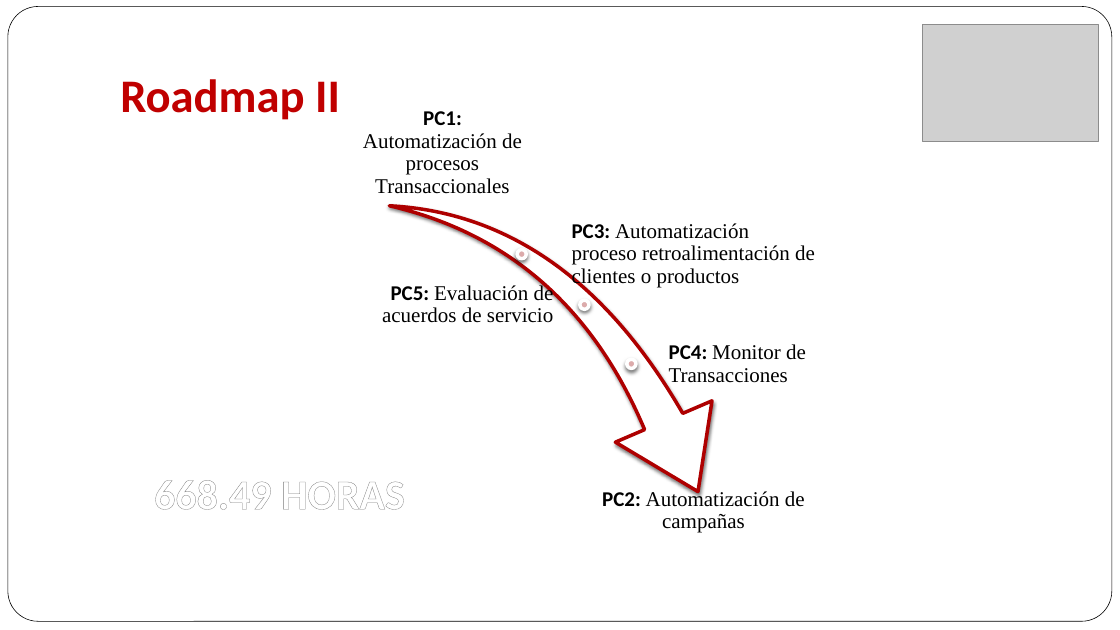
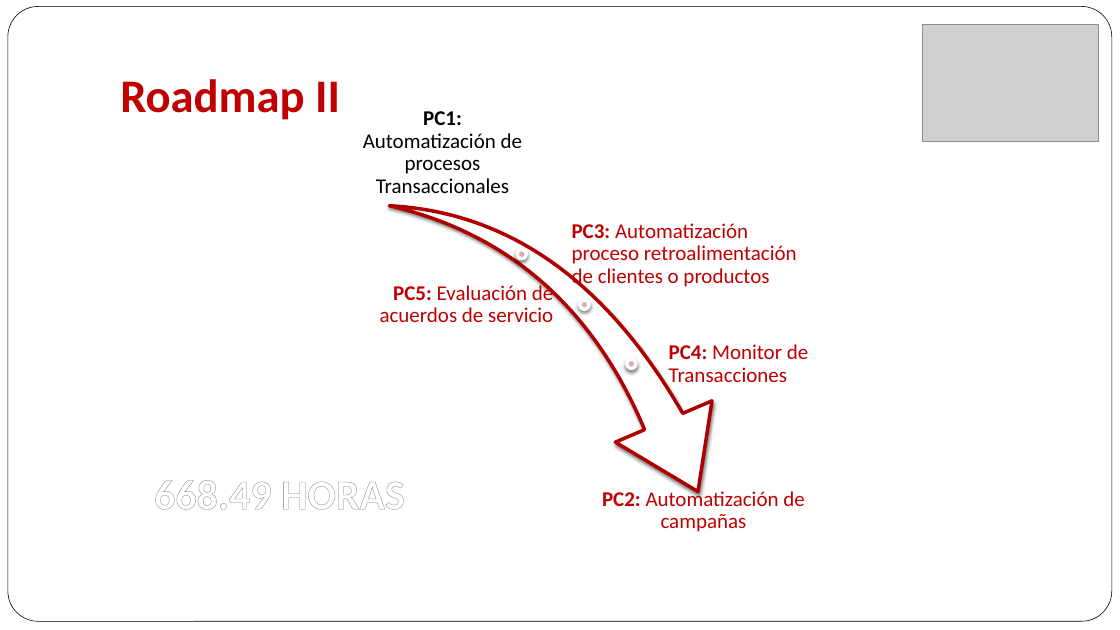
Before and after one commit to maforero/fejunesjuma, a slide deck: slide 6 of Projecto 3/Presenacion/Arquitectura Objetivo MPLA.pptx. Drawn at 1120x630 pixels with LibreOffice and Linux fonts; fonts in the diff are those of the drawing; grey boxes stand for pictures. Boxes give left, top, right and bottom in pixels: in the first picture for what was removed or moved away, otherwise in the second. Text is boxed around its words. In the diff, an @@ line names an element or a change of style, - is before the commit and + after.

```diff
--- a/Projecto 3/Presenacion/Arquitectura Objetivo MPLA.pptx
+++ b/Projecto 3/Presenacion/Arquitectura Objetivo MPLA.pptx
@@ text "PC1: Automatización de procesos Transaccionales" at (363, 111, 522, 193): font Times New Roman to Calibri @@
@@ text "PC3: Automatización proceso retroalimentación de ..." at (572, 223, 797, 290): font Times New Roman to Calibri, text colour #000000 to #C00000 @@
@@ text "PC5: Evaluación de acuerdos de ..." at (380, 282, 553, 322): font Times New Roman to Calibri in "Evaluación de acuerdos de servicio"; text colour #000000 to #C00000 @@
@@ text "PC4: Monitor de Transacciones" at (669, 344, 808, 388): font Times New Roman to Calibri in "Monitor de Transacciones"; text colour #000000 to #C00000 @@
@@ text "PC2: Automatización de campañas" at (602, 488, 804, 532): font Times New Roman to Calibri in "Automatización de campañas"; text colour #000000 to #C00000 @@
```
Also in this commit, not shown: 2 other slides changed, 24 slides added, 10 slides removed.
